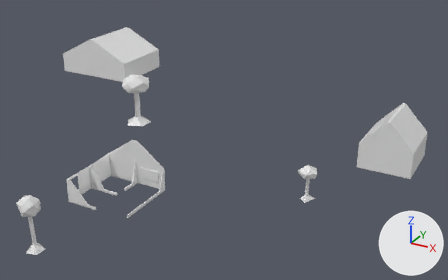
One commit to the OBJ model public/res/models/levelthree.obj: the scene before it, then after it.
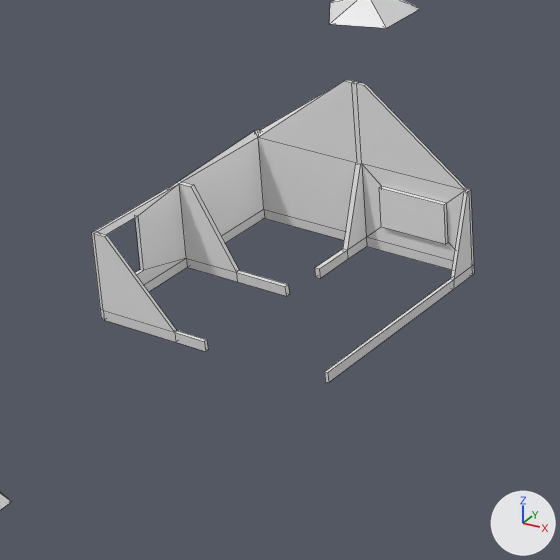
Each version is shown whole from a 50 mm lens placed at (32.2, -46.3, 40.9), pointed at (-12.3, 34.5, 0.5), then close up on the part from 10% to 42% of the width and 43% to 94% of the height. Every picture has the same lights, and +X, +Y and +Z are marked at lower right. The close-ups show mesh edges as thin lines. Where no turn or scale is listed for an object, it has been applied to the vertices. Vertices at the same position are counted once.
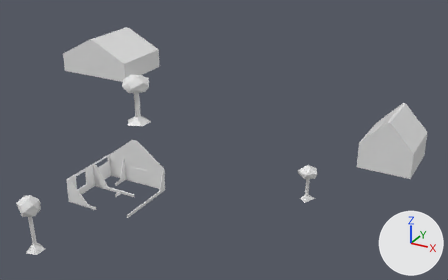
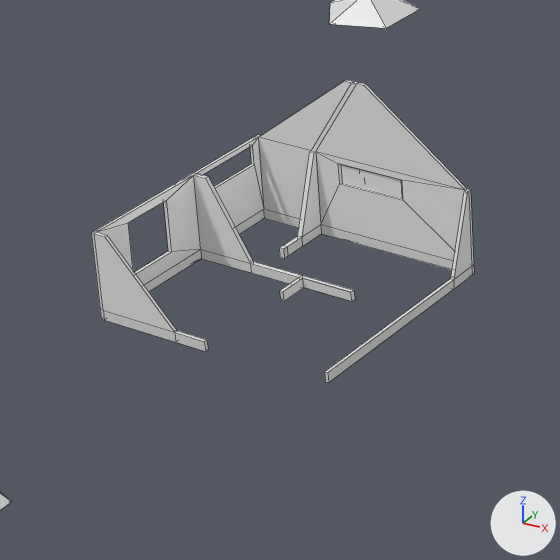
What differs and where, as boxes [x1, y1, x2, y2] in the close-ups (560 x 560 px):
part 1 of me_cube_001, built on
    before: [95, 81, 465, 296]
    after: [95, 81, 465, 302]

The change in detail:
me_cube_001 is used by ob_cube_001; location (0.0, 0.0, 0.0).
me_cube_001 had 126 vertices, 126 faces and spanned x -21.09..-11.61, y 7.52..16.51, z -0.02..6.51.
me_cube_001 now has 148 vertices, 149 faces and spans x -21.09..-11.61, y 7.52..16.51, z -0.02..6.51.
Part 1, on me_cube_001:
4 vertices are removed from x -21.07..-16.49, y 11.91..12.09, z -0.02..0.39.
19 faces are deleted.
12 vertices in x -20.96..-16.49, y 11.91..12.12, z -0.02..3.36 move by (0.0, 0.78, 0.0).
10 vertices in x -16.44..-16.24, y 15.2..16.38, z -0.02..3.36 move by (-2.06, 0.0, 0.0).
3 vertices in x -16.44..-16.24, y 13.54..13.57, z -0.02..0.39 move by (-2.06, 0.81, 0.0).
30 vertices move from x -21.09..-12.58, y 7.92..16.51, z -0.02..3.59 to x -21.08..-14.46, y 9.17..16.5, z -0.02..3.36.
26 vertices are added at x -21.08..-14.23, y 11.59..16.35, z -0.02..3.36.
42 new faces join them.
